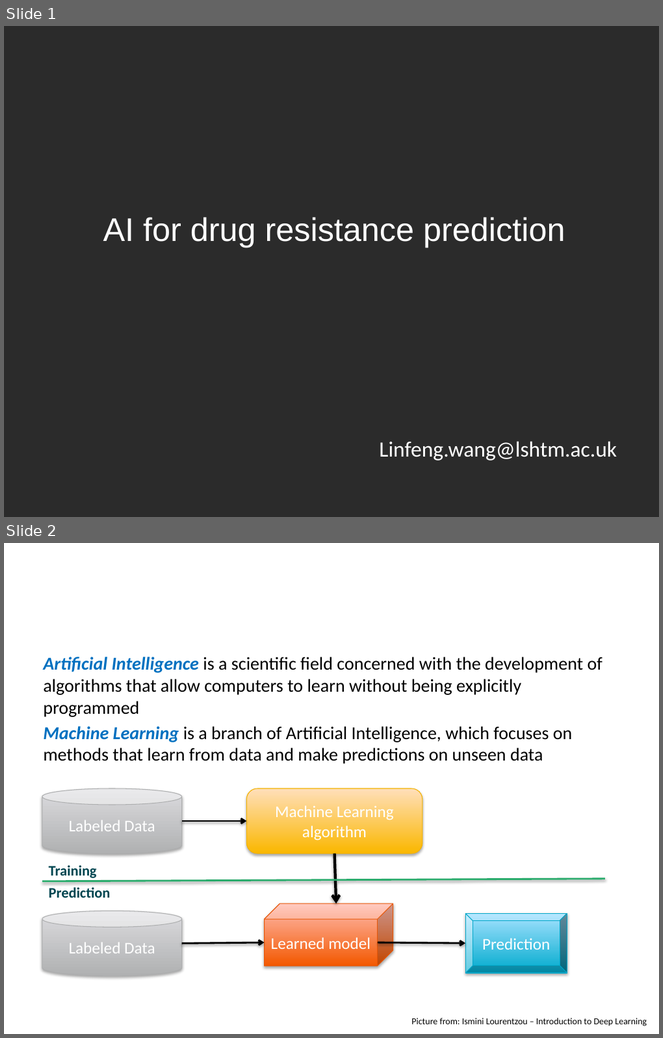
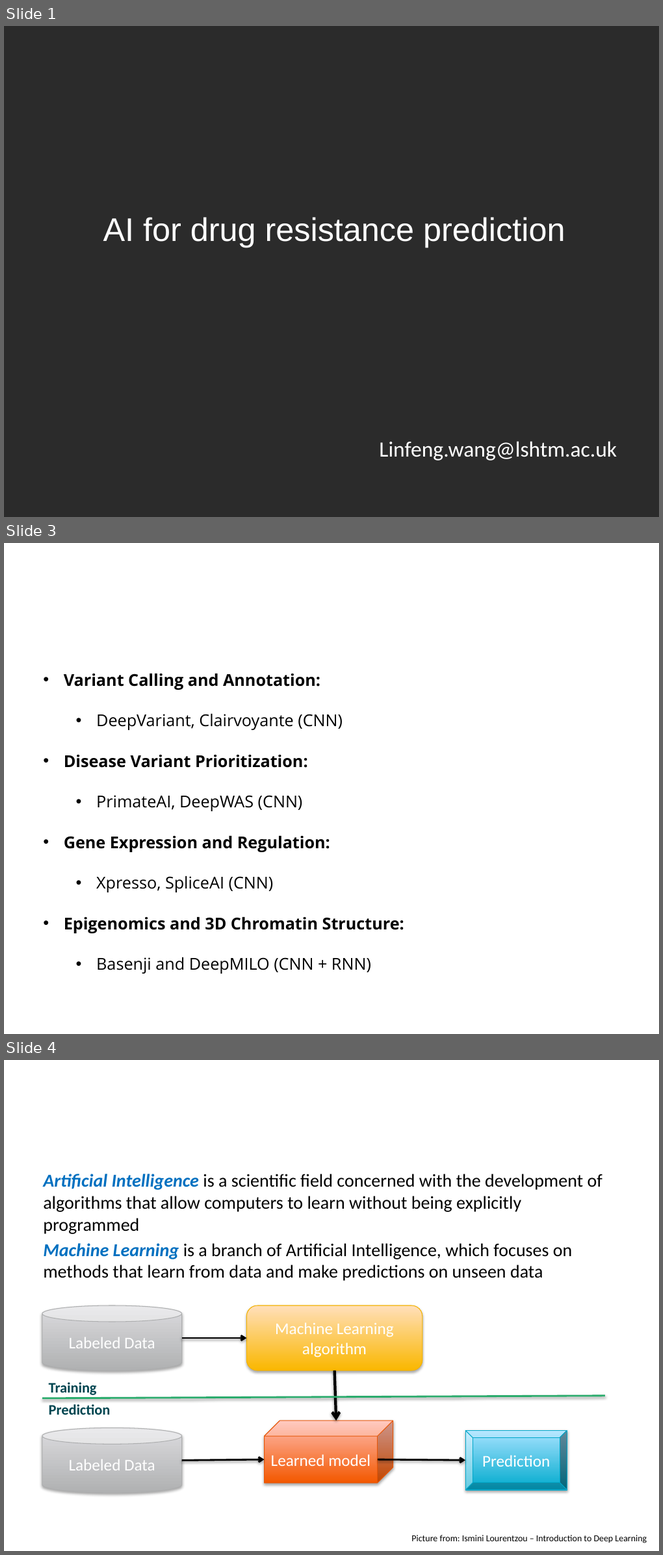
Before and after one commit to lshtm-genomics/omics-course, a slide deck: docs/presentations/AI-dr_prediction.pptx. Shown one above the other, each under a label of ours: slides 1 and 2 before the commit, slides 1, 3 and 4 after it; the slides between them are not shown. The pictures are 663x1038 and 663x1555 pixels, drawn with LibreOffice and Linux fonts; fonts in the diff are those of the drawing; background and template pictures are left out; a plain dark background stands for a picture behind light text. Boxes give left, top, right and bottom in pixels: in the first picture for what was removed or moved away, otherwise in the second. Text is boxed around its words. In the diff, an @@ line names an element or a change of style, - is before the commit and + after.

```diff
--- a/docs/presentations/AI-dr_prediction.pptx
+++ b/docs/presentations/AI-dr_prediction.pptx
@@ slide 3 added at box(4, 543, 659, 1034), background picture (left out) @@
@@ title added at box(36, 563, 517, 608), 28 pt, text #FFFFFF @@
+Machine learning (ML) based tools
@@ text added at box(64, 674, 404, 974), 18 pt, text #000000, bold @@
+• Variant Calling and Annotation:
+      • DeepVariant, Clairvoyante (CNN)
+• Disease Variant Prioritization:
+      • PrimateAI, DeepWAS (CNN)
+• Gene Expression and Regulation:
+      • Xpresso, SpliceAI (CNN)
+• Epigenomics and 3D Chromatin Structure:
+      • Basenji and DeepMILO (CNN + RNN)
@@ what was slide 2 is now slide 4 @@
```
Also in this commit, not shown: 6 slides changed, 3 other slides added, 1 slide removed.
